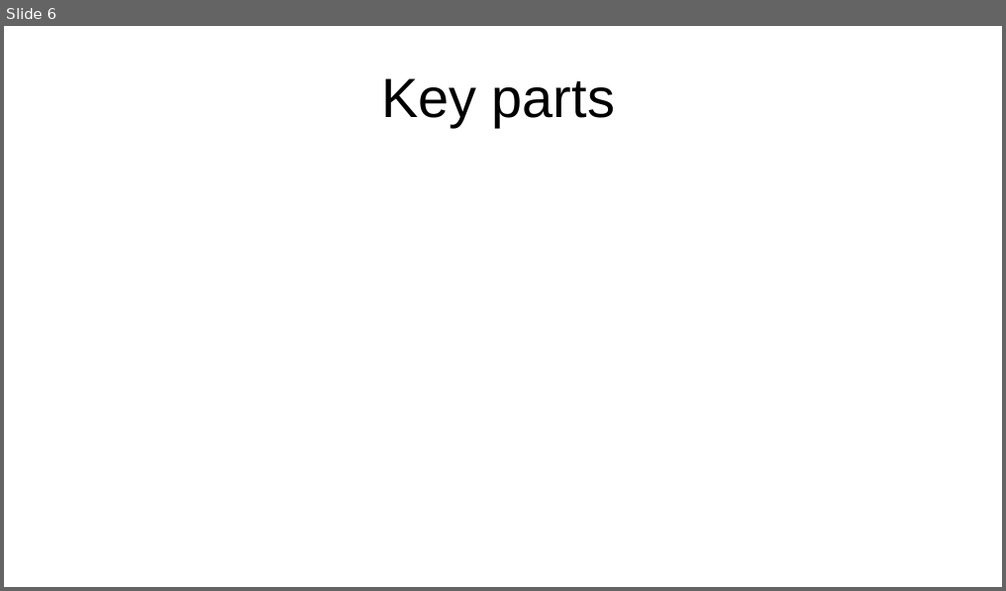
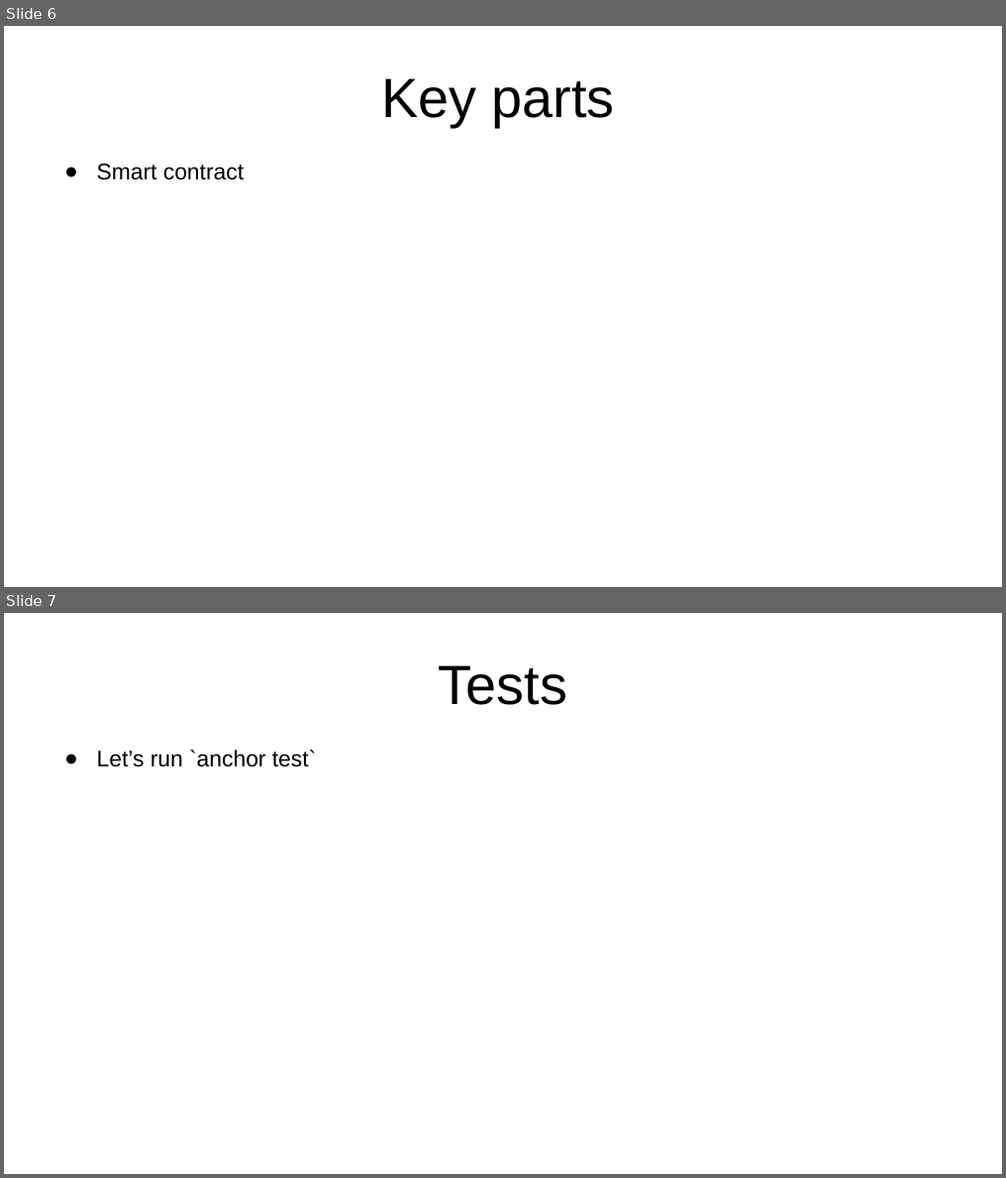
Before and after one commit to Alyra-Turing-cohort/Charity-pool, a slide deck: docs/presentation.pptx. Shown one above the other, each under a label of ours: slide 6 before the commit, slides 6 and 7 after it. The pictures are 1006x591 and 1006x1178 pixels, drawn with LibreOffice and Linux fonts; fonts in the diff are those of the drawing. Boxes give left, top, right and bottom in pixels: in the first picture for what was removed or moved away, otherwise in the second. Text is boxed around its words. In the diff, an @@ line names an element or a change of style, - is before the commit and + after.

```diff
--- a/docs/presentation.pptx
+++ b/docs/presentation.pptx
@@ slide 7 added at [4,613,1002,1174], background #FFFFFF @@
@@ title added at [439,665,567,705], 44 pt, text #000000 @@
+Tests
@@ text added at [97,750,316,767], 18 pt, text #000000 @@
+● Let’s run `anchor test`
@@ slide 6 changed as well @@
@@ text added at [97,164,244,180], 18 pt, text #000000 @@
+● Smart contract
```
Also in this commit, not shown: 2 other slides changed, 1 other slide added, 2 slides removed, 3 other files.
